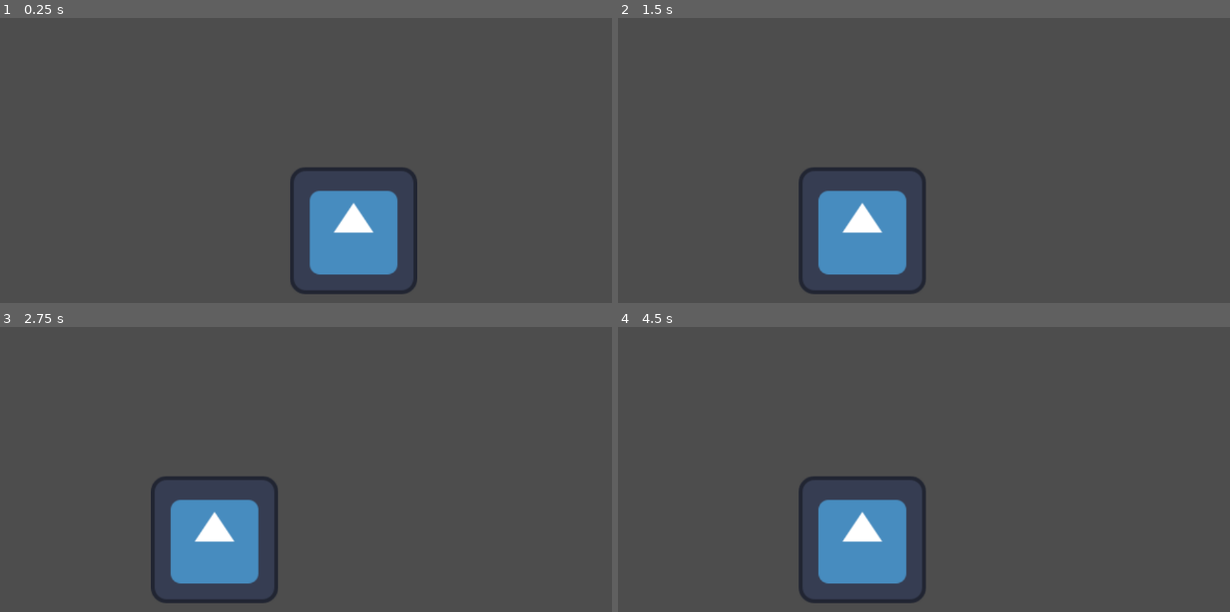
Above: before the commit, frames 1-4 (two rows, left to right).
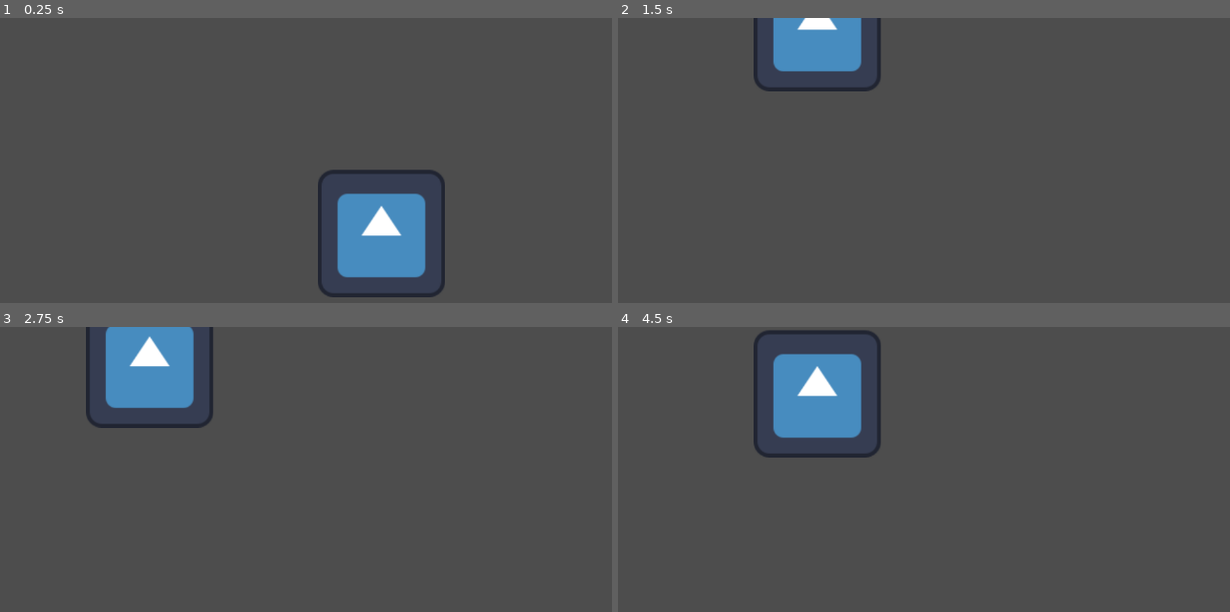
Above: after the commit, the same moments.

Repository: ButterM-40/BlitzWaveStudioGameJam70
Game: Godot game, scene res://TestingCode.tscn
Two runs of this game, one before a commit and one after it. Both use one fixed random seed, a clock stepped at 60 frames per second and the inputs below. This scene is started directly instead of the project's main scene. The engine's default icon, where the game draws it, is replaced by a stand-in: a white triangle on a blue panel in a dark square.
Inputs:
- Up to frame 1 (0.25 s): no input
- Up to frame 2 (1.5 s): tap Enter at 0.5 s; hold A (Right) 0.53-1.28 s; hold Space (Jump) 0.53-1.28 s; hold D (Left) from 1.28 s (still down); tap Space (Jump) at 1.35 s
- Up to frame 3 (2.75 s): tap Space (Jump) at 1.52, 1.82 s; release D (Left) at 2.03 s; hold A (Right) from 2.03 s (still down); hold Space (Jump) from 2.03 s (still down)
- Up to frame 4 (4.5 s): release Space (Jump) at 2.78 s; tap Space (Jump) at 2.85, 3.02, 3.32, 4.35 s; release A (Right) at 3.53 s; hold Space (Jump) 3.53-4.28 s; hold D (Left) from 3.53 s (still down)

The runs differ from the first frame. In frame 1, 5.0% of the frame differs, in the area x 47-73%, y 52-98%; in frame 2, 8.7%; in frame 3, 10%; in frame 4, 11%, in the area x 22-51%, y 1-97%.

Commit message:
Added Owl and Frog Totems

Diff:
--- a/TestingCode.tscn
+++ b/TestingCode.tscn
@@ -1,6 +1,17 @@
-[gd_scene load_steps=2 format=3 uid="uid://qyrk2vehw0i5"]
+[gd_scene load_steps=7 format=3 uid="uid://brmec6pyeuyld"]
 
-[ext_resource type="PackedScene" uid="uid://csgfoswkmgt1i" path="res://player.tscn" id="1_648b6"]
+[ext_resource type="PackedScene" uid="uid://c0fvrc2i7867u" path="res://player.tscn" id="1_648b6"]
+[ext_resource type="PackedScene" uid="uid://bhc7exvr1wf1n" path="res://Totem.tscn" id="2_1d84j"]
+[ext_resource type="Script" path="res://Totem.gd" id="3_xbgnj"]
+
+[sub_resource type="RectangleShape2D" id="RectangleShape2D_edwag"]
+size = Vector2(172, 18)
+
+[sub_resource type="RectangleShape2D" id="RectangleShape2D_fxg2n"]
+size = Vector2(172, 1.46)
+
+[sub_resource type="RectangleShape2D" id="RectangleShape2D_hg2a7"]
+size = Vector2(1151, 20)
 
 [node name="Testing" type="Node2D"]
 
@@ -11,5 +22,58 @@
 [node name="Node2D" type="Node2D" parent="---- Player ----"]
 
 [node name="Player" parent="." instance=ExtResource("1_648b6")]
-position = Vector2(-42, -2)
 scale = Vector2(8.96, 8.96)
+
+[node name="Totem" parent="." instance=ExtResource("2_1d84j")]
+position = Vector2(355, 2)
+script = ExtResource("3_xbgnj")
+metadata/TotemType = "Frog"
+
+[node name="FrogAbilityCollider" type="Area2D" parent="Totem"]
+
+[node name="CollisionShape2D" type="CollisionShape2D" parent="Totem/FrogAbilityCollider"]
+position = Vector2(0, -82)
+shape = SubResource("RectangleShape2D_edwag")
+
+[node name="OwlCollider" type="StaticBody2D" parent="Totem"]
+collision_layer = 2
+collision_mask = 2
+
+[node name="CollisionShape2D" type="CollisionShape2D" parent="Totem/OwlCollider"]
+position = Vector2(0, -90.27)
+shape = SubResource("RectangleShape2D_fxg2n")
+one_way_collision = true
+
+[node name="TestPlatform" type="StaticBody2D" parent="."]
+position = Vector2(0, 181)
+collision_layer = 3
+collision_mask = 3
+
+[node name="CollisionShape2D" type="CollisionShape2D" parent="TestPlatform"]
+position = Vector2(0, -79)
+shape = SubResource("RectangleShape2D_hg2a7")
+
+[node name="Totem2" parent="." instance=ExtResource("2_1d84j")]
+position = Vector2(102, -342)
+script = ExtResource("3_xbgnj")
+metadata/TotemType = "Owl"
+
+[node name="FrogAbilityCollider" type="Area2D" parent="Totem2"]
+
+[node name="CollisionShape2D" type="CollisionShape2D" parent="Totem2/FrogAbilityCollider"]
+position = Vector2(0, -82)
+shape = SubResource("RectangleShape2D_edwag")
+
+[node name="OwlCollider" type="StaticBody2D" parent="Totem2"]
+collision_layer = 2
+collision_mask = 2
+
+[node name="CollisionShape2D" type="CollisionShape2D" parent="Totem2/OwlCollider"]
+position = Vector2(0, -90.27)
+shape = SubResource("RectangleShape2D_fxg2n")
+one_way_collision = true
+
+[connection signal="area_entered" from="Totem/FrogAbilityCollider" to="Player" method="_on_frog_ability_collider_area_entered"]
+[connection signal="area_exited" from="Totem/FrogAbilityCollider" to="Player" method="_on_frog_ability_collider_area_exited"]
+[connection signal="area_entered" from="Totem2/FrogAbilityCollider" to="Player" method="_on_frog_ability_collider_area_entered"]
+[connection signal="area_exited" from="Totem2/FrogAbilityCollider" to="Player" method="_on_frog_ability_collider_area_exited"]
--- /dev/null
+++ b/Totem.gd
@@ -0,0 +1,19 @@
+extends RigidBody2D
+
+# Called when the node enters the scene tree for the first time.
+func _ready():
+	if get_meta("TotemType") != "Frog":
+		get_node("FrogAbilityCollider").queue_free()
+
+	if get_meta("TotemType") == "Owl":
+		gravity_scale = 0
+
+	if get_meta("TotemType") == "Owl":
+		set_collision_layer_value(1, false)
+		set_collision_layer_value(2, false)
+		set_collision_mask_value(1, false)
+		set_collision_mask_value(2, false)
+	else:
+		get_node("OwlCollider").queue_free()
+
+	pass # Replace with function body.
--- /dev/null
+++ b/Totem.tscn
@@ -0,0 +1,11 @@
+[gd_scene load_steps=2 format=3 uid="uid://bhc7exvr1wf1n"]
+
+[sub_resource type="RectangleShape2D" id="RectangleShape2D_5gk1c"]
+
+[node name="RigidBody2D" type="RigidBody2D"]
+collision_layer = 3
+collision_mask = 3
+
+[node name="CollisionShape2D" type="CollisionShape2D" parent="."]
+scale = Vector2(8.96, 8.96)
+shape = SubResource("RectangleShape2D_5gk1c")
--- a/player.gd
+++ b/player.gd
@@ -1,12 +1,11 @@
 extends CharacterBody2D
 
-
-const SPEED = 300.0
-const JUMP_VELOCITY = -400.0
+const SPEED = 500.0
+const JUMP_VELOCITY = -2000.0
+var current_jump_velocity = JUMP_VELOCITY
 
 # Get the gravity from the project settings to be synced with RigidBody nodes.
 var gravity = ProjectSettings.get_setting("physics/2d/default_gravity")
-
 
 func _physics_process(delta):
 	var horizontal_input = (
@@ -14,6 +13,30 @@
 		Input.get_action_strength("Left")
 		- Input.get_action_strength("Right")
 	)
-	 #Input.get_vector("Left", "Right", 0, 0)
+
+	var grounded = false
+
+	if get_node('GroundedCollider').get_overlapping_bodies().size() > 0:
+		grounded = true
+
+	var vertical_input = 0
+
+	if grounded:
+		vertical_input = Input.get_action_strength("Jump")
+
 	velocity.x = horizontal_input * SPEED
+
+	velocity.y += vertical_input * current_jump_velocity
+	velocity.y += gravity
+
 	move_and_slide()
+
+
+func _on_frog_ability_collider_area_entered(area):
+	current_jump_velocity = -2500
+	pass # Replace with function body.
+
+
+func _on_frog_ability_collider_area_exited(area):
+	current_jump_velocity = JUMP_VELOCITY
+	pass # Replace with function body.
--- a/player.tscn
+++ b/player.tscn
@@ -1,11 +1,16 @@
-[gd_scene load_steps=4 format=3 uid="uid://csgfoswkmgt1i"]
+[gd_scene load_steps=5 format=3 uid="uid://c0fvrc2i7867u"]
 
 [ext_resource type="Texture2D" uid="uid://2mafoxdtsprp" path="res://icon.svg" id="1_80bjw"]
 [ext_resource type="Script" path="res://player.gd" id="1_mi0d6"]
 
 [sub_resource type="RectangleShape2D" id="RectangleShape2D_g7avb"]
 
+[sub_resource type="RectangleShape2D" id="RectangleShape2D_mle7p"]
+size = Vector2(18, 1)
+
 [node name="Player" type="CharacterBody2D"]
+collision_layer = 2
+collision_mask = 2
 script = ExtResource("1_mi0d6")
 
 [node name="CollisionShape2D" type="CollisionShape2D" parent="."]
@@ -14,3 +19,9 @@
 [node name="Sprite2D" type="Sprite2D" parent="."]
 scale = Vector2(0.167969, 0.167969)
 texture = ExtResource("1_80bjw")
+
+[node name="GroundedCollider" type="Area2D" parent="."]
+
+[node name="CollisionShape2D" type="CollisionShape2D" parent="GroundedCollider"]
+position = Vector2(0, 10.5)
+shape = SubResource("RectangleShape2D_mle7p")
--- a/project.godot
+++ b/project.godot
@@ -34,3 +34,7 @@
 , Object(InputEventKey,"resource_local_to_scene":false,"resource_name":"","device":-1,"window_id":0,"alt_pressed":false,"shift_pressed":false,"ctrl_pressed":false,"meta_pressed":false,"pressed":false,"keycode":0,"physical_keycode":4194319,"key_label":0,"unicode":0,"echo":false,"script":null)
 ]
 }
+
+[physics]
+
+2d/default_gravity=100.0
Not shown, added: .DS_Store
